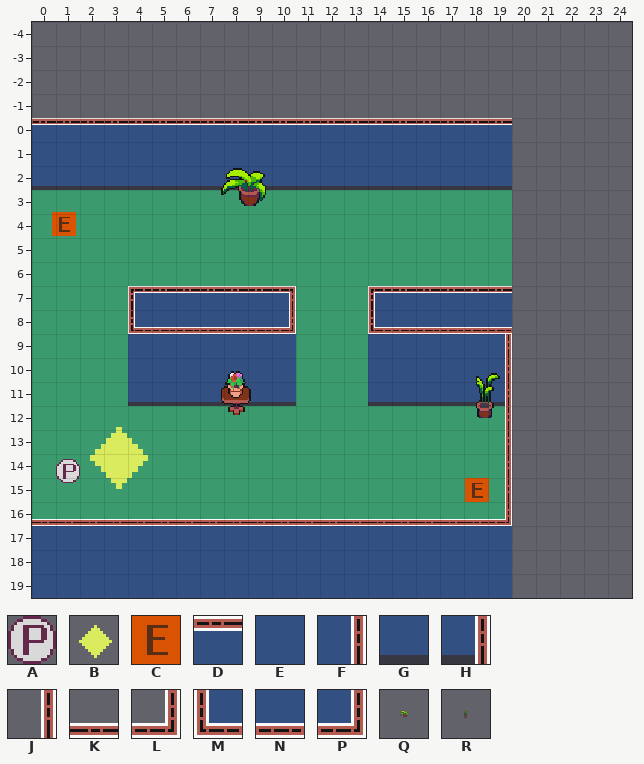
One commit to this Tiled map: project/map/level1.tmx. The first picture shows the starting point.
Cells are 16x16 px. Shown: x 0..24, y -4..19.
Key: from "GGJ_background": A 179, B 218, C 219, D 384, E 424, F 425, G 464, H 465, J 505, K 544, L 545, M 554, N 555, P 556; from "objetos": Q 17, R 19.
_ is an empty cell, # one hidden under a higher layer.
Objects are placed by their top-left corner, in cells (3,4 is the top-left corner of cell 3,4); size is 1x1 cell unless given.
Layers that did not change in this view are not listed.
Layer "tileLayerWalls" before, first column x 0:
-4 _________________________
-3 _________________________
-2 _________________________
-1 _________________________
 0 DDDDDDDDDDDDDDDDDDDD_____
 1 EEEEEEEEEEEEEEEEEEEE_____
 2 GGGGGGGGGGGGGGGGGGGG_____
 3 _________________________
 4 _________________________
 5 _________________________
 6 _________________________
 7 ____#######___######_____
 8 ____MNNNNNP___MNNNNN_____
 9 ____EEEEEEE___EEEEEF_____
10 ____EEEEEEE___EEEEEF_____
11 ____GGGGGGG___GGGGGH_____
12 ___________________J_____
13 ___________________J_____
14 ___________________J_____
15 ___________________J_____
16 KKKKKKKKKKKKKKKKKKKL_____
17 ####################_____
18 EEEEEEEEEEEEEEEEEEEE_____
19 EEEEEEEEEEEEEEEEEEEE_____
Objects on layer "objLayer" before:
C "ennemySpawner" at 0.8,3.9
Q "planta" at 2.8,-3.1 size 12x12
A "Player" at 1,14.2
B "triggerDialog" at 1.8,12.2 size 3.5x3.8
C "ennemySpawner" at 18,15
R at 13,5.6 size 12x12
And afterwards:
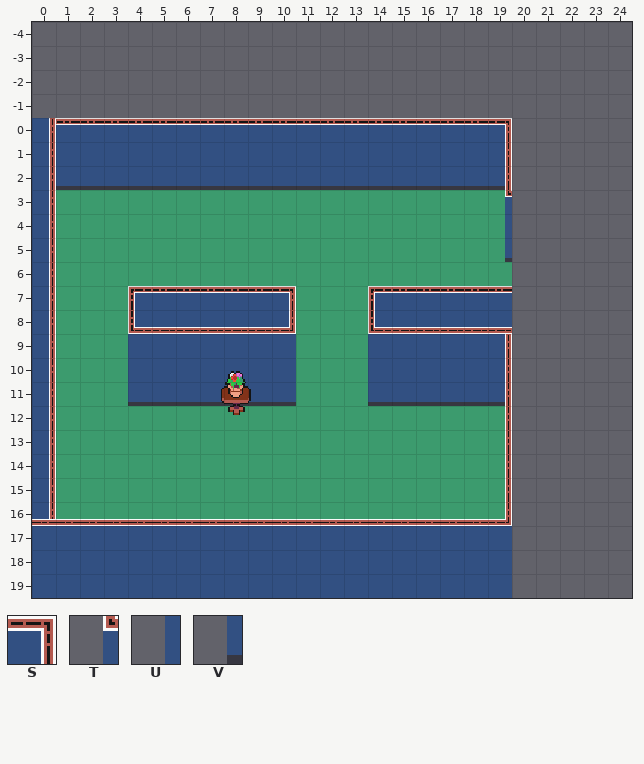
Further tiles: from "GGJ_background": S 516, T 551, U 591, V 631.
The edit:
{"where": "layer \"tileLayerWalls\""}
{"y":0,"x":0,"old":"D","new":"F"}
{"y":0,"x":19,"old":"D","new":"S"}
{"y":1,"x":0,"old":"E","new":"F"}
{"y":1,"x":19,"old":"E","new":"F"}
{"y":2,"x":0,"old":"G","new":"F"}
{"y":2,"x":19,"old":"G","new":"H"}
{"y":3,"x":0,"old":"_","new":"F"}
{"y":3,"x":19,"old":"_","new":"T"}
{"y":4,"x":0,"old":"_","new":"F"}
{"y":4,"x":19,"old":"_","new":"U"}
{"y":5,"x":0,"old":"_","new":"F"}
{"y":5,"x":19,"old":"_","new":"V"}
{"y":6,"x":0,"old":"_","new":"F"}
{"y":7,"x":0,"old":"_","new":"F"}
{"y":8,"x":0,"old":"_","new":"F"}
{"y":9,"x":0,"old":"_","new":"F"}
{"y":10,"x":0,"old":"_","new":"F"}
{"y":11,"x":0,"old":"_","new":"F"}
{"y":12,"x":0,"old":"_","new":"F"}
{"y":13,"x":0,"old":"_","new":"F"}
{"y":14,"x":0,"old":"_","new":"F"}
{"y":15,"x":0,"old":"_","new":"F"}
{"y":16,"x":0,"old":"K","new":"F"}
{"where": "layer \"objLayer\" (now hidden)"}
{"was": "C \"ennemySpawner\" at 0.8,3.9"}
{"was": "Q \"planta\" at 2.8,-3.1 size 12x12"}
{"was": "A \"Player\" at 1,14.2"}
{"was": "B \"triggerDialog\" at 1.8,12.2 size 3.5x3.8"}
{"was": "C \"ennemySpawner\" at 18,15"}
{"was": "R at 13,5.6 size 12x12"}
{"label":"changed","picture_box":[32,118,512,519]}
